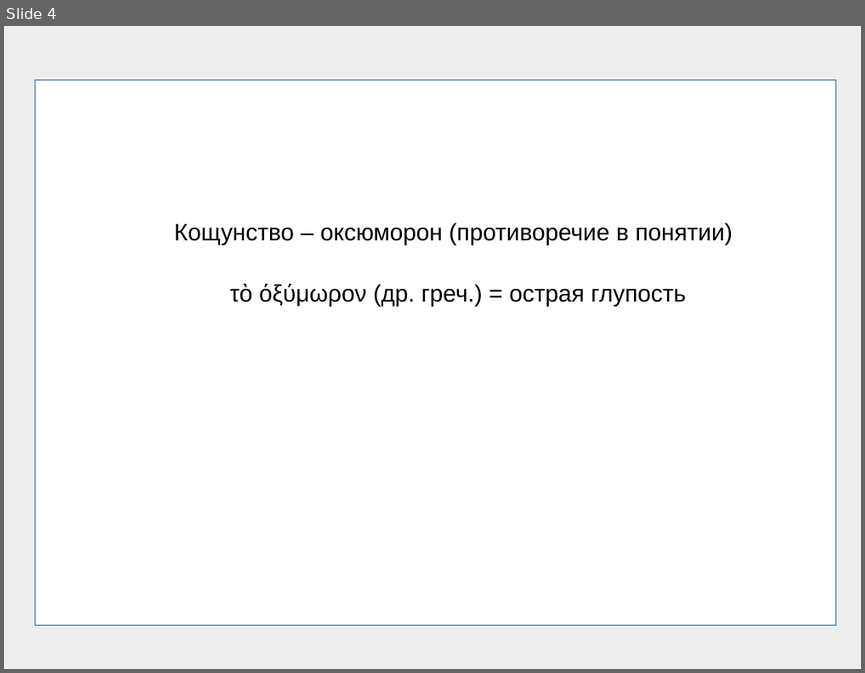
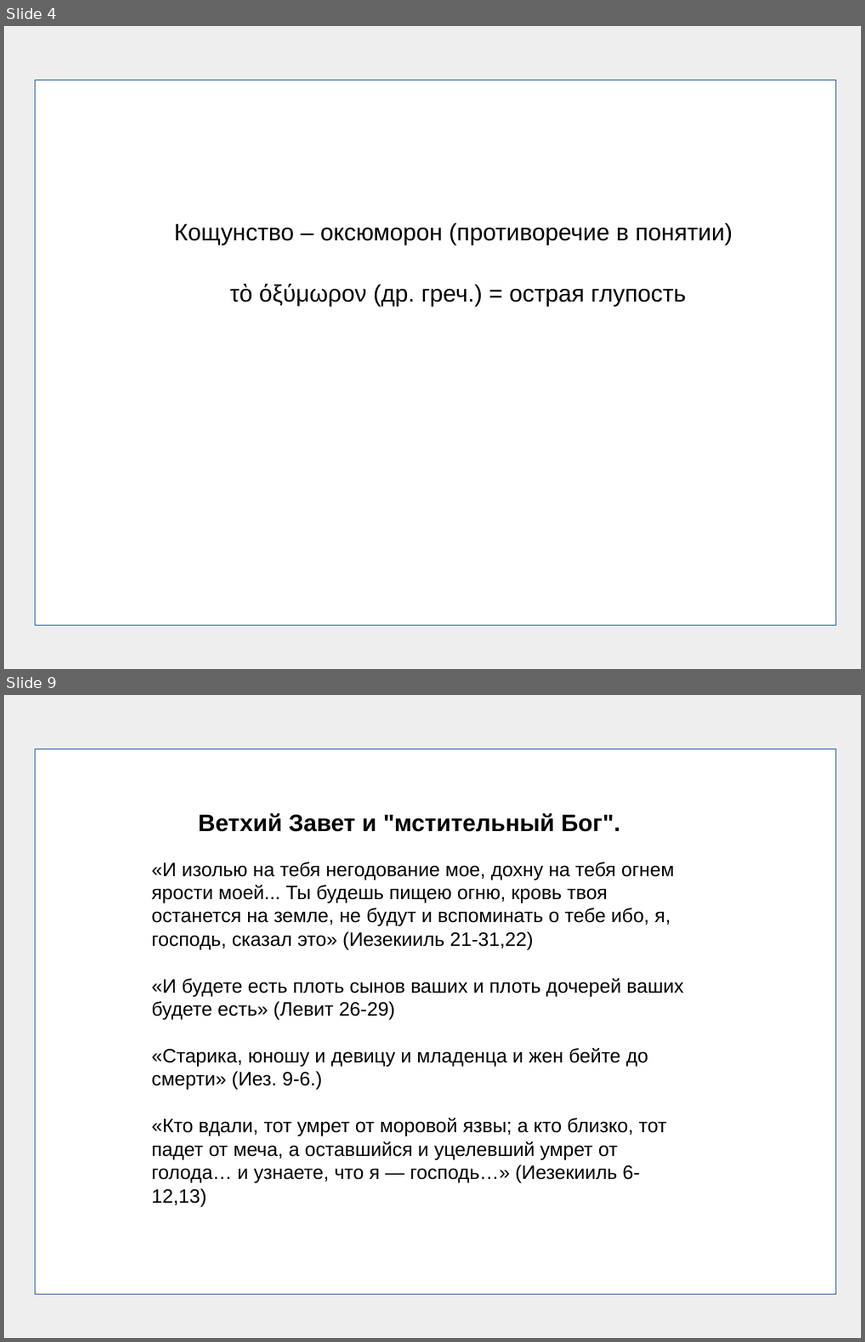
Before and after one commit to frpaul/ob, a slide deck: presentations/blasphemy01.odp. Shown one above the other, each under a label of ours: slide 4 before the commit, slides 4 and 9 after it; the slides between them are not shown. The pictures are 865x673 and 865x1342 pixels, drawn with LibreOffice and Linux fonts; fonts in the diff are those of the drawing. Boxes give left, top, right and bottom in pixels: in the first picture for what was removed or moved away, otherwise in the second. Text is boxed around its words. In the diff, an @@ line names an element or a change of style, - is before the commit and + after.

```diff
--- a/presentations/blasphemy01.odp
+++ b/presentations/blasphemy01.odp
@@ slide 9 added at bbox=[4, 695, 861, 1338], background #EEEEEE @@
@@ rectangle added at bbox=[35, 749, 836, 1293], fill #FFFFFF, outline #3465A4 0 pt @@
@@ text added at bbox=[198, 813, 620, 832], 22 pt, text #000000, bold @@
+Ветхий Завет и "мстительный Бог".
@@ text added at bbox=[152, 862, 683, 1183], 18 pt, text #000000 @@
+«И изолью на тебя негодование мое, дохну на тебя огнем ярости моей... Ты будешь пищею огню, кровь твоя останется на земле, не будут и вспоминать о тебе ибо, я, господь, сказал это» (Иезекииль 21-31,22)
+«И будете есть плоть сынов ваших и плоть дочерей ваших будете есть» (Левит 26-29)
+«Старика, юношу и девицу и младенца и жен бейте до смерти» (Иез. 9-6.)
+«Кто вдали, тот умрет от моровой язвы; а кто близко, тот падет от меча, а оставшийся и уцелевший умрет от голода… и узнаете, что я — господь…» (Иезекииль 6-12,13)
```
Also in this commit, not shown: 3 slides changed, 10 other slides added, 2 slides removed, 5 other files.
